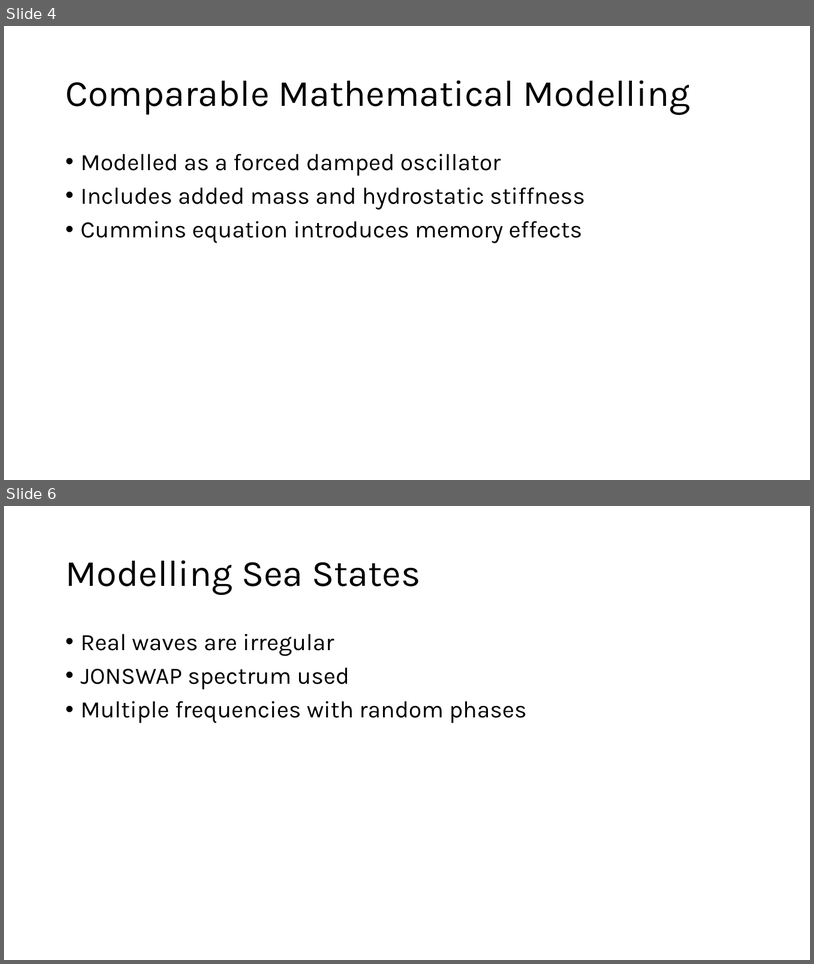
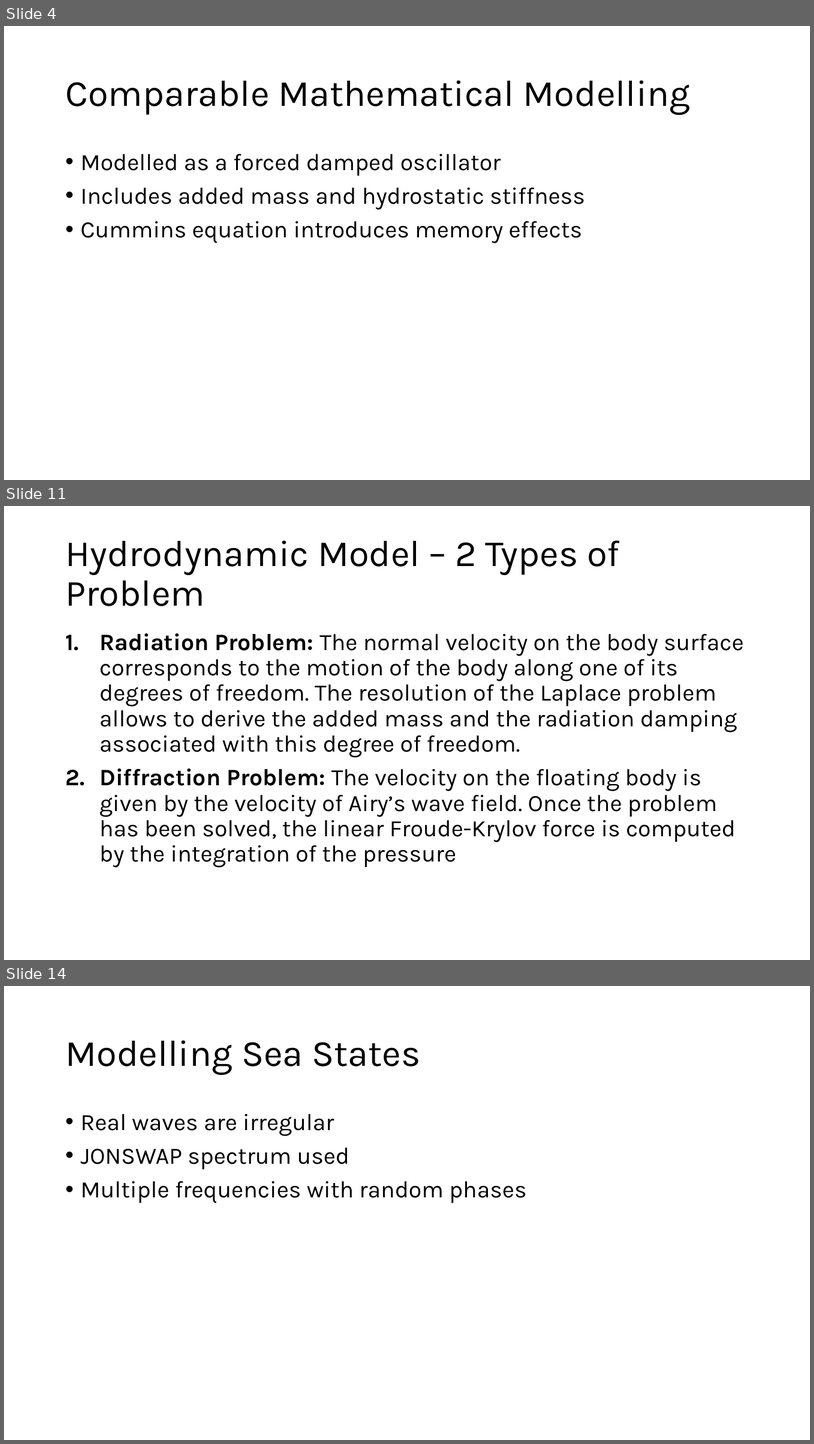
Before and after one commit to lbuckley-jpg/MDM2-Project-2, a slide deck: Presentation/wave_energy_presentation.pptx. Shown one above the other, each under a label of ours: slides 4 and 6 before the commit, slides 4, 11 and 14 after it; the slides between them are not shown. The pictures are 814x964 and 814x1444 pixels, drawn with LibreOffice and Linux fonts; fonts in the diff are those of the drawing. Boxes give left, top, right and bottom in pixels: in the first picture for what was removed or moved away, otherwise in the second. Text is boxed around its words. In the diff, an @@ line names an element or a change of style, - is before the commit and + after.

```diff
--- a/Presentation/wave_energy_presentation.pptx
+++ b/Presentation/wave_energy_presentation.pptx
@@ slide 11 added at [4, 506, 810, 960], background #FFFFFF @@
@@ title added at [65, 540, 620, 606], 44 pt, text #000000 @@
+Hydrodynamic Model – 2 Types of Problem
@@ text added at [99, 633, 744, 867], 28 pt, text #000000 @@
+1. Radiation Problem: The normal velocity on the body surface corresponds to the motion of the body along one of its degrees of freedom. The resolution of the Laplace problem allows to derive the added mass and the radiation damping associated with this degree of freedom.
+2. Diffraction Problem: The velocity on the floating body is given by the velocity of Airy’s wave field. Once the problem has been solved, the linear Froude-Krylov force is computed by the integration of the pressure
@@ what was slide 6 is now slide 14 @@
```
Also in this commit, not shown: 6 slides changed, 11 other slides added, 1 slide removed, 4 other files.
